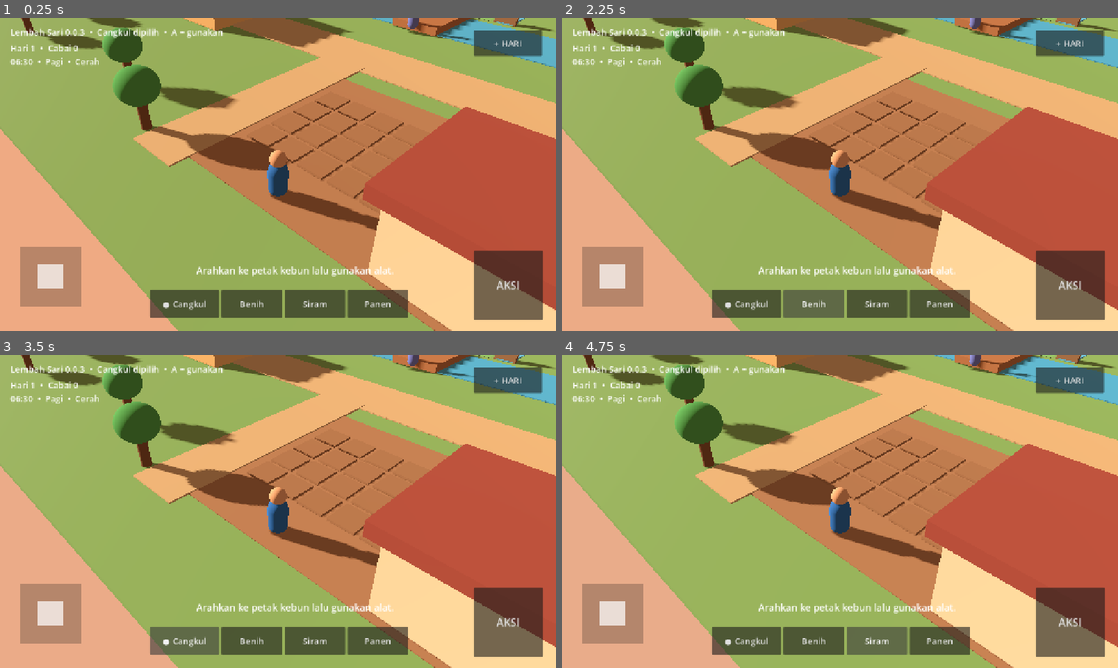
Above: before the commit, frames 1-4 (two rows, left to right).
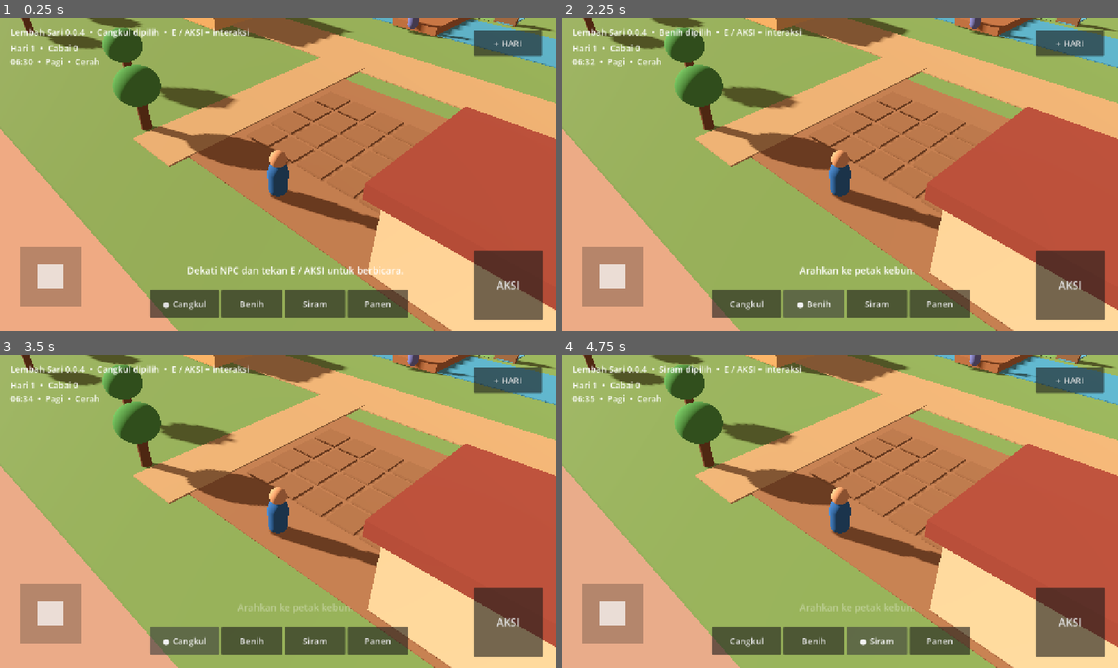
Above: after the commit, the same moments.

Repository: eneft/Lembah-sari
Game: Godot game, scene res://scenes/Main.tscn
The game is run twice, just before and just after one commit, with the same random seed, the same clock (stepped at 60 frames per second) and the same inputs.
Inputs:
- Up to frame 1 (0.25 s): no input
- Up to frame 2 (2.25 s): click "AKSI" at 0.5 s; click "● Cangkul" at 1.25 s; click "Benih" at 2 s
- Up to frame 3 (3.5 s): click "● Cangkul" (after the commit: "Cangkul") at 2.75 s
- Up to frame 4 (4.75 s): click "Siram" at 3.5 s; click "Siram" (after the commit: "● Siram") at 4.25 s

The runs differ from the first frame. In frame 1, 0.8% of the frame differs, in the area x 14-73%, y 3-83%; in frame 2, 1.1%, in the area x 5-71%, y 3-94%; in frame 3, 0.7%; in frame 4, 1.1%.
Error before the commit: Invalid access to property or key 'pressed' on a base object of type 'null instance'. (res://scripts/mobile_controls.gd:29)

Commit message:
feat: add dialogue panel and mark version 0.0.4

Diff:
--- a/ui/MobileControls.tscn
+++ b/ui/MobileControls.tscn
@@ -100,10 +100,10 @@
 layout_mode = 0
 offset_left = 24.0
 offset_top = 18.0
-offset_right = 820.0
+offset_right = 900.0
 offset_bottom = 52.0
 theme_override_font_sizes/font_size = 20
-text = "Lembah Sari 0.0.3  •  Cangkul dipilih  •  A = gunakan"
+text = "Lembah Sari 0.0.4  •  Cangkul dipilih  •  E / AKSI = interaksi"
 
 [node name="Status" type="Label" parent="Root"]
 layout_mode = 0
@@ -122,4 +122,39 @@
 offset_bottom = 612.0
 theme_override_font_sizes/font_size = 22
 horizontal_alignment = 1
-text = "Arahkan ke petak kebun lalu gunakan alat."
+text = "Dekati NPC dan tekan E / AKSI untuk berbicara."
+
+[node name="DialoguePanel" type="Panel" parent="Root"]
+layout_mode = 0
+offset_left = 255.0
+offset_top = 395.0
+offset_right = 1025.0
+offset_bottom = 570.0
+
+[node name="Speaker" type="Label" parent="Root/DialoguePanel"]
+layout_mode = 0
+offset_left = 24.0
+offset_top = 14.0
+offset_right = 570.0
+offset_bottom = 48.0
+theme_override_font_sizes/font_size = 24
+text = "Pak Wiryo"
+
+[node name="Text" type="Label" parent="Root/DialoguePanel"]
+layout_mode = 0
+offset_left = 24.0
+offset_top = 54.0
+offset_right = 635.0
+offset_bottom = 150.0
+theme_override_font_sizes/font_size = 20
+autowrap_mode = 2
+text = "Dialog NPC tampil di sini."
+
+[node name="CloseButton" type="Button" parent="Root/DialoguePanel"]
+layout_mode = 0
+offset_left = 650.0
+offset_top = 100.0
+offset_right = 746.0
+offset_bottom = 152.0
+theme_override_font_sizes/font_size = 18
+text = "TUTUP"
